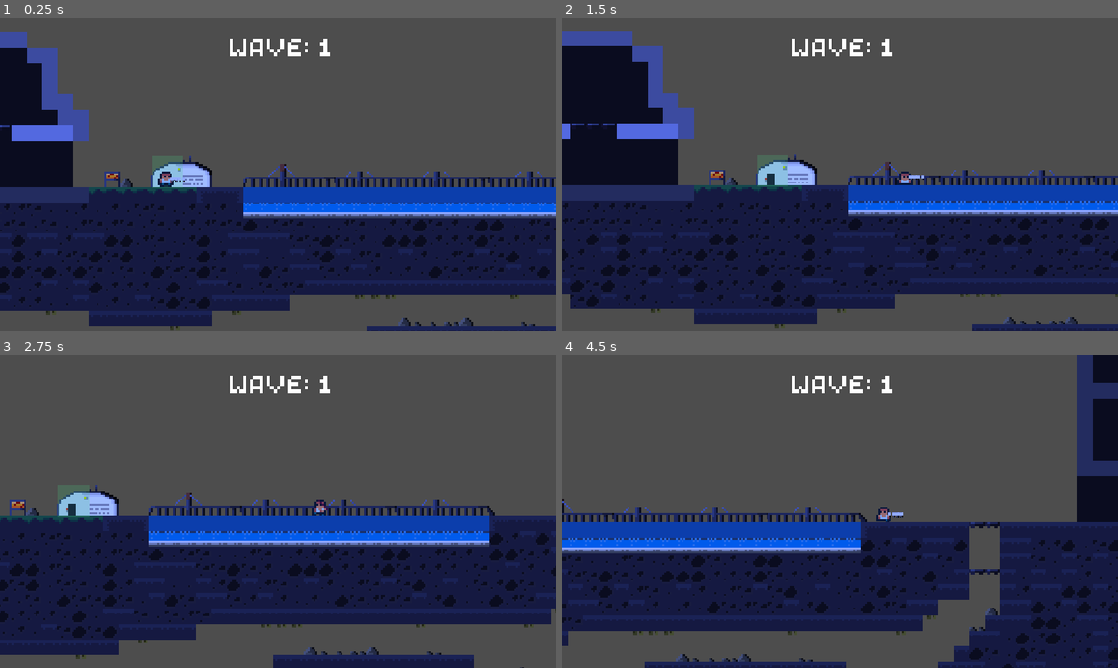
Above: before the commit, frames 1-4 (two rows, left to right).
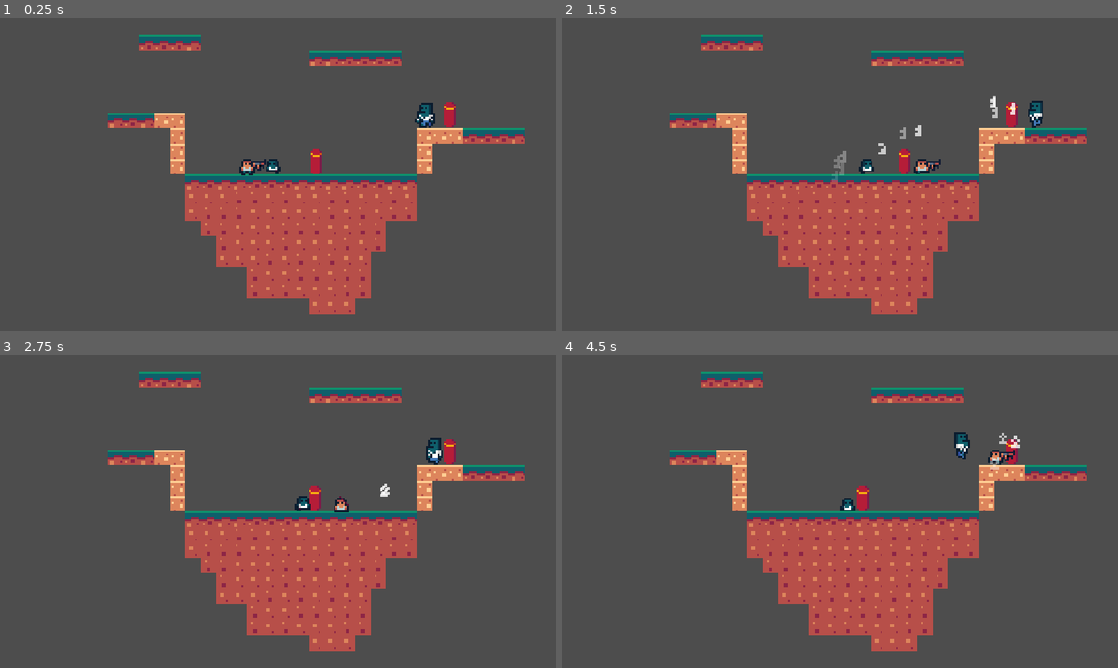
Above: after the commit, the same moments.

Repository: OllieBlomfield/zombie_game
Game: Godot game, scene res://scenes/levels/ollie_test_level.tscn
Same seed, same stepped clock (60 frames per second), same inputs: the game is played once before the commit and once after it. Before the commit the project starts from res://scenes/levels/World.tscn.
Inputs:
- Up to frame 1 (0.25 s): no input
- Up to frame 2 (1.5 s): hold M (attack) 0.53-1.28 s; hold D (right) from 0.53 s (still down); tap Space (jump) at 0.77 s; tap M (attack) at 1.35 s
- Up to frame 3 (2.75 s): tap Space (jump) at 1.52 s; release D (right) at 2.03 s; hold A (left) from 2.03 s (still down); hold M (attack) from 2.03 s (still down); tap R (next_weapon) at 2.1 s
- Up to frame 4 (4.5 s): release A (left) at 2.78 s; release M (attack) at 2.78 s; hold D (right) 2.78-4.28 s; tap M (attack) at 2.85 s; tap Space (jump) at 3.02, 3.77 s; hold M (attack) 3.53-4.28 s; hold A (left) from 4.28 s (still down); tap R (next_weapon) at 4.35 s

The runs differ from the first frame. In frame 1, 53% of the frame differs, in the area x 0-100%, y 4-100%; in frame 2, 57%; in frame 3, 48%; in frame 4, 49%.

Commit message:
new gun and bullet texture, muzzle flash

Diff:
--- a/project.godot
+++ b/project.godot
@@ -11,7 +11,7 @@
 [application]
 
 config/name="ZombiePestControl"
-run/main_scene="uid://dcbblyvxmku4p"
+run/main_scene="uid://c6l8nvlqbktli"
 config/features=PackedStringArray("4.6", "GL Compatibility")
 run/max_fps=60
 config/icon="res://icon.svg"
--- a/scenes/levels/World.tscn
+++ b/scenes/levels/World.tscn
@@ -52,9 +52,9 @@
 camera = NodePath("Camera2D")
 
 [node name="Camera2D" type="Camera2D" parent="Player" unique_id=1982746922]
-position = Vector2(-19, 17)
 offset = Vector2(0, -15)
 zoom = Vector2(4, 4)
+limit_enabled = false
 limit_left = -300
 limit_top = -159
 limit_right = 1300
--- a/scenes/levels/ollie_test_level.tscn
+++ b/scenes/levels/ollie_test_level.tscn
@@ -6,6 +6,7 @@
 [ext_resource type="Shader" uid="uid://hyty3ti1voqp" path="res://shaders/flash.gdshader" id="2_jkqgx"]
 [ext_resource type="Texture2D" uid="uid://dyk5jbgs2jc3q" path="res://graphics/objects/punching_bag.png" id="3_xciyh"]
 [ext_resource type="Script" uid="uid://bwjbhslyjufr3" path="res://components/hurtbox.gd" id="5_23odc"]
+[ext_resource type="PackedScene" uid="uid://t62muxfho6v5" path="res://scenes/objects/tank_zombie.tscn" id="6_hnfed"]
 [ext_resource type="PackedScene" uid="uid://fthck4igf32o" path="res://scenes/objects/zombie.tscn" id="7_23odc"]
 
 [sub_resource type="TileSetAtlasSource" id="TileSetAtlasSource_7dm00"]
@@ -119,9 +120,11 @@
 shape = SubResource("RectangleShape2D_hnfed")
 debug_color = Color(0.9284709, 0.19225076, 0.47511607, 0.41960785)
 
+[node name="TankZombie" parent="PunchingBag" unique_id=1844717594 instance=ExtResource("6_hnfed")]
+position = Vector2(58, -23)
+
 [node name="Player" parent="." unique_id=1359689479 node_paths=PackedStringArray("camera") instance=ExtResource("2_7dm00")]
 position = Vector2(-16, -10)
-collision_mask = 4
 camera = NodePath("../Camera2D")
 
 [node name="Camera2D" type="Camera2D" parent="." unique_id=1684185074]
--- /dev/null
+++ b/scenes/weapons/muzzle_flash.gd
@@ -0,0 +1,15 @@
+extends PointLight2D
+class_name MuzzleFlash
+
+@onready var timer: Timer = $Timer
+
+func _ready() -> void:
+	visible = false
+	timer.timeout.connect(_on_timeout)
+
+func flash():
+	timer.start(0.05)
+	visible = true
+
+func _on_timeout():
+	visible = false
--- a/scenes/weapons/ranged_bullet.tscn
+++ b/scenes/weapons/ranged_bullet.tscn
@@ -1,43 +1,7 @@
 [gd_scene format=3 uid="uid://dfm5mc3s3vq0j"]
 
 [ext_resource type="Script" uid="uid://cngmuurt3c3ix" path="res://scripts/weapons/ranged_bullet.gd" id="1_tv6er"]
-[ext_resource type="Texture2D" uid="uid://c0k2yxjsge1ll" path="res://graphics/Props/Car 15 [16x8].png" id="2_imdju"]
-
-[sub_resource type="AtlasTexture" id="AtlasTexture_6cryw"]
-atlas = ExtResource("2_imdju")
-region = Rect2(0, 0, 16, 8)
-
-[sub_resource type="AtlasTexture" id="AtlasTexture_gwmic"]
-atlas = ExtResource("2_imdju")
-region = Rect2(16, 0, 16, 8)
-
-[sub_resource type="AtlasTexture" id="AtlasTexture_4j866"]
-atlas = ExtResource("2_imdju")
-region = Rect2(32, 0, 16, 8)
-
-[sub_resource type="AtlasTexture" id="AtlasTexture_8s7o1"]
-atlas = ExtResource("2_imdju")
-region = Rect2(48, 0, 16, 8)
-
-[sub_resource type="SpriteFrames" id="SpriteFrames_llvys"]
-animations = [{
-"frames": [{
-"duration": 1.0,
-"texture": SubResource("AtlasTexture_6cryw")
-}, {
-"duration": 1.0,
-"texture": SubResource("AtlasTexture_gwmic")
-}, {
-"duration": 1.0,
-"texture": SubResource("AtlasTexture_4j866")
-}, {
-"duration": 1.0,
-"texture": SubResource("AtlasTexture_8s7o1")
-}],
-"loop": true,
-"name": &"default",
-"speed": 5.0
-}]
+[ext_resource type="Texture2D" uid="uid://bcyt0gm5dxex4" path="res://graphics/weapons/bullet.png" id="2_tv6er"]
 
 [sub_resource type="CircleShape2D" id="CircleShape2D_uh1wj"]
 radius = 2.0
@@ -47,13 +11,11 @@
 collision_mask = 6
 script = ExtResource("1_tv6er")
 
-[node name="AnimatedSprite2D" type="AnimatedSprite2D" parent="." unique_id=1937034321]
-scale = Vector2(0.25, 0.25)
-sprite_frames = SubResource("SpriteFrames_llvys")
-frame_progress = 0.18998434
-
 [node name="CollisionShape2D" type="CollisionShape2D" parent="." unique_id=2123978625]
 shape = SubResource("CircleShape2D_uh1wj")
 
+[node name="Sprite2D" type="Sprite2D" parent="." unique_id=1424756711]
+texture = ExtResource("2_tv6er")
+
 [connection signal="area_entered" from="." to="." method="_on_area_entered"]
 [connection signal="body_entered" from="." to="." method="_on_body_entered"]
--- a/scenes/weapons/ranged_weapon.tscn
+++ b/scenes/weapons/ranged_weapon.tscn
@@ -2,18 +2,32 @@
 
 [ext_resource type="Script" uid="uid://ccu5kprubgnfa" path="res://scripts/weapons/ranged_weapon.gd" id="1_0hegm"]
 [ext_resource type="PackedScene" uid="uid://dfm5mc3s3vq0j" path="res://scenes/weapons/ranged_bullet.tscn" id="2_7dvhj"]
-[ext_resource type="Texture2D" uid="uid://df76glc4vk7qt" path="res://graphics/Props/Supports in a trailer 2 [24x16].png" id="2_l4v5d"]
+[ext_resource type="Texture2D" uid="uid://l6nxvb5m1t11" path="res://graphics/weapons/ak-47-mini.png" id="3_7dvhj"]
+[ext_resource type="Script" uid="uid://b6ufmobgmnr01" path="res://scenes/weapons/muzzle_flash.gd" id="4_70ego"]
+
+[sub_resource type="AtlasTexture" id="AtlasTexture_70ego"]
+atlas = ExtResource("3_7dvhj")
+region = Rect2(0, 0, 8, 6)
 
 [sub_resource type="SpriteFrames" id="SpriteFrames_7dvhj"]
 animations = [{
 "frames": [{
 "duration": 1.0,
-"texture": ExtResource("2_l4v5d")
+"texture": SubResource("AtlasTexture_70ego")
 }],
 "loop": true,
 "name": &"default",
 "speed": 5.0
 }]
+
+[sub_resource type="Gradient" id="Gradient_7dvhj"]
+offsets = PackedFloat32Array(0, 0.2)
+colors = PackedColorArray(1, 1, 1, 1, 0, 0, 0, 0.41960785)
+
+[sub_resource type="GradientTexture2D" id="GradientTexture2D_70ego"]
+gradient = SubResource("Gradient_7dvhj")
+fill = 1
+fill_from = Vector2(0.5, 0.4682081)
 
 [node name="RangedWeapon" type="Node2D" unique_id=1371481615 node_paths=PackedStringArray("fire_point")]
 script = ExtResource("1_0hegm")
@@ -22,11 +36,19 @@
 
 [node name="AnimatedSprite2D" type="AnimatedSprite2D" parent="." unique_id=1954218496]
 position = Vector2(9.536743e-07, -1)
-scale = Vector2(0.0813802, 0.3125)
 sprite_frames = SubResource("SpriteFrames_7dvhj")
 
 [node name="Marker2D" type="Marker2D" parent="." unique_id=783226747]
-position = Vector2(4, -1)
+position = Vector2(4, -1.5)
 
 [node name="CooldownTimer" type="Timer" parent="." unique_id=1985008729]
 wait_time = 0.75
+
+[node name="MuzzleFlash" type="PointLight2D" parent="." unique_id=444250327]
+visible = false
+position = Vector2(4, -2)
+energy = 4.0
+texture = SubResource("GradientTexture2D_70ego")
+script = ExtResource("4_70ego")
+
+[node name="Timer" type="Timer" parent="MuzzleFlash" unique_id=362601442]
--- a/scripts/weapons/mele_weapon.gd
+++ b/scripts/weapons/mele_weapon.gd
@@ -1,7 +1,5 @@
 class_name MeleWeapon
 extends Weapon
-
-
 
 @export var damage: int = 2
 @export var knockback: float = 80
--- a/scripts/weapons/ranged_weapon.gd
+++ b/scripts/weapons/ranged_weapon.gd
@@ -5,12 +5,15 @@
 @export var pierce: int
 @export var bullet_scene: PackedScene
 @export var fire_point: Marker2D
-@export var bullet_speed: float = 400
+@export var bullet_speed: float = 300
 @export var flip_h: bool = false
-@export var cooldown_time: float = 0.5
+@export var cooldown_time: float = 0.05
+@export var spray: float = 1
+
+@onready var muzzle_flash: PointLight2D = $MuzzleFlash
 @onready var cooldown_timer: Timer = $CooldownTimer
 
-@export var user_knockback: float = 10
+@export var user_knockback: float = 5
 
 var deadzone: float = 0.2
 var roatation_speed: float = 5.0
@@ -20,8 +23,10 @@
 
 func _ready() -> void:
 	cooldown_timer.timeout.connect(_on_timeout)
+	muzzle_flash.visible = false
 
 func _process(delta: float) -> void:
+	#muzzle_flash.visible = false
 	var input_vec: Vector2 = Vector2(
 		Input.get_joy_axis(0, JOY_AXIS_LEFT_X),
 		Input.get_joy_axis(0, JOY_AXIS_LEFT_Y)
@@ -30,8 +35,6 @@
 func perform_attack(facing_direction: int) -> void: #call pefrom_attack or execute_attack to imply something active is happening
 	if is_on_cooldown:
 		return
-
-
 
 	var bullet = bullet_scene.instantiate()
 
@@ -43,7 +46,7 @@
 
 	bullet.global_position = fire_point.global_position
 
-	var spread := deg_to_rad(5)
+	var spread := deg_to_rad(spray)
 
 	var input_vec: Vector2 = Vector2(
 		Input.get_joy_axis(0, JOY_AXIS_RIGHT_X),
@@ -56,6 +59,8 @@
 	dir = dir.normalized()
 
 	bullet.velocity = dir * bullet_speed
+
+	muzzle_flash.flash()
 
 	is_on_cooldown = true
 	cooldown_timer.start(cooldown_time)
Binary file added: graphics/weapons/Icons/ak-47.png
Not shown, added: graphics/weapons/Icons/ak-47.png.import
Binary file added: graphics/weapons/ak-47-mini.png
Not shown, added: graphics/weapons/ak-47-mini.png.import
Binary file added: graphics/weapons/bullet.png
Not shown, added: graphics/weapons/bullet.png.import
Not shown: 1 places in scenes/levels/World.tscn that only renumber resources
Not shown: 1 places in scenes/levels/level_1.tscn that only renumber resources
Not shown, added: scenes/weapons/muzzle_flash.gd.uid
